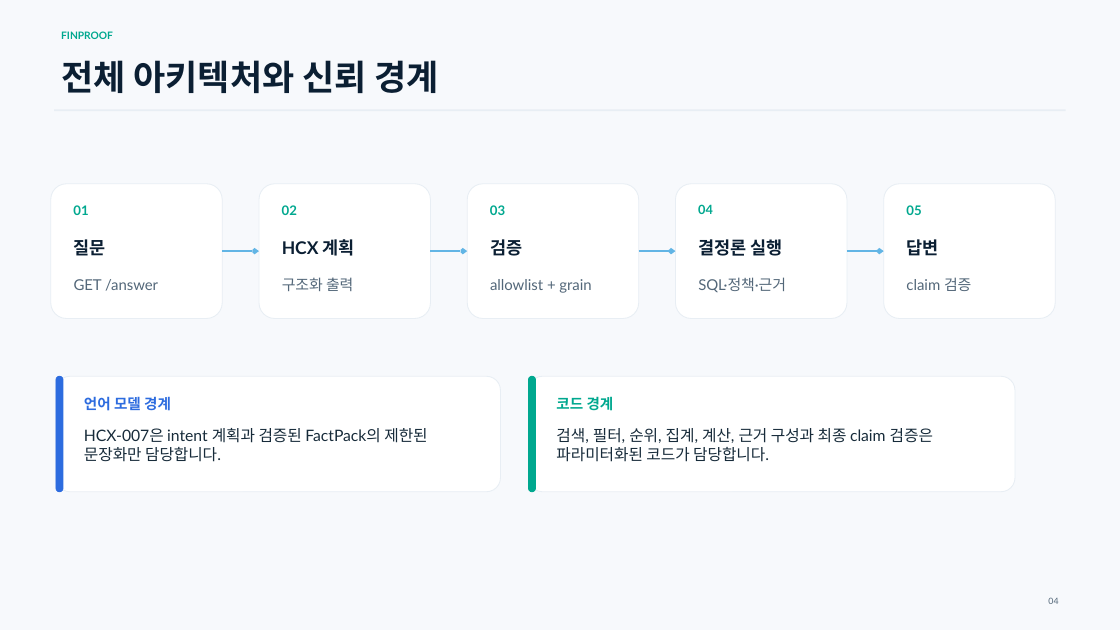
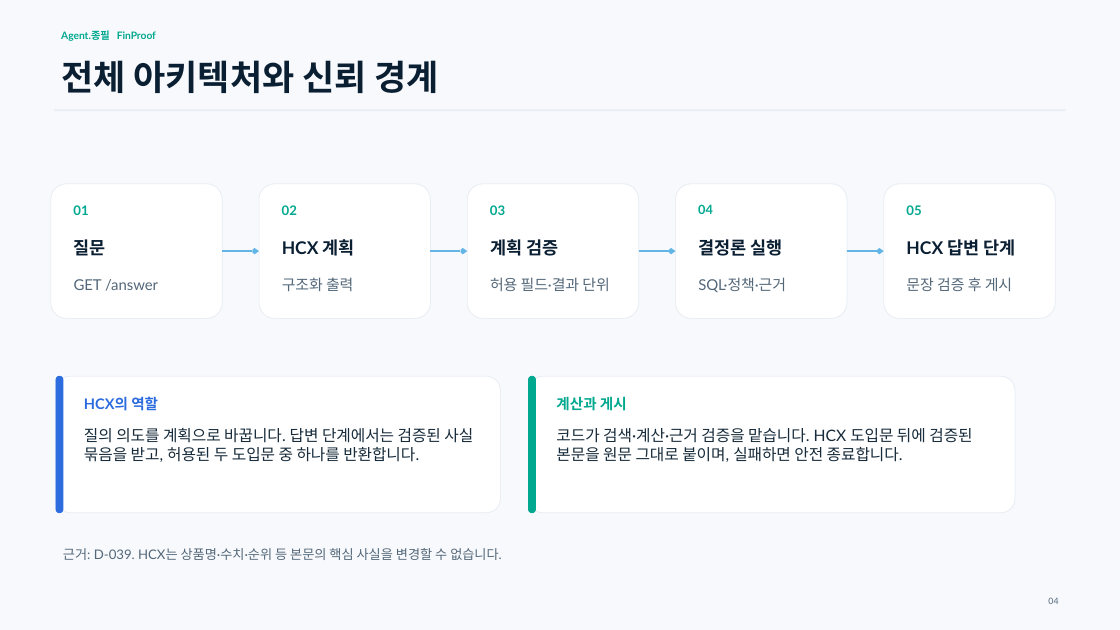
Before and after one commit to tskwak111/mirae_agent, a slide deck: slide 4 of docs/submission/FinProof_Technical_Proposal.pptx. Drawn at 1120x630 pixels with LibreOffice and Linux fonts; fonts in the diff are those of the drawing. Boxes give left, top, right and bottom in pixels: in the first picture for what was removed or moved away, otherwise in the second. Text is boxed around its words. In the diff, an @@ line names an element or a change of style, - is before the commit and + after.

```diff
--- a/docs/submission/FinProof_Technical_Proposal.pptx
+++ b/docs/submission/FinProof_Technical_Proposal.pptx
@@ text at bbox=[61, 30, 156, 41]: text changed @@
-FINPROOF
+Agent.종필 FinProof
@@ text at bbox=[490, 239, 558, 256]: text changed @@
-검증
+계획 검증
@@ text at bbox=[906, 239, 1016, 256]: text changed @@
-답변
+HCX 답변 단계
@@ text at bbox=[490, 277, 609, 291]: text changed @@
-allowlist + grain
+허용 필드·결과 단위
@@ text at bbox=[906, 277, 1012, 291]: text changed @@
-claim 검증
+문장 검증 후 게시
@@ rounded rectangle at bbox=[56, 376, 501, 513]: proportions changed @@
@@ rounded rectangle: place and size @@
-rounded rectangle at bbox=[56, 376, 501, 492]
+rounded rectangle at bbox=[56, 376, 501, 513]
@@ rounded rectangle: place and size @@
-rounded rectangle at bbox=[56, 376, 63, 492]
+rounded rectangle at bbox=[56, 376, 63, 513]
@@ rounded rectangle: place and size @@
-rounded rectangle at bbox=[528, 376, 1015, 492]
+rounded rectangle at bbox=[528, 376, 1015, 513]
@@ rounded rectangle at bbox=[528, 376, 1015, 513]: proportions changed @@
@@ rounded rectangle: place and size @@
-rounded rectangle at bbox=[528, 376, 535, 492]
+rounded rectangle at bbox=[528, 376, 535, 513]
@@ text at bbox=[84, 396, 158, 411]: text changed @@
-언어 모델 경계
+HCX의 역할
@@ text at bbox=[556, 396, 627, 411]: text changed @@
-코드 경계
+계산과 게시
@@ text at bbox=[84, 428, 473, 462]: text changed @@
-HCX-007은 intent 계획과 검증된 FactPack의 제한된 문장화만 담당합니다.
+질의 의도를 계획으로 바꿉니다. 답변 단계에서는 검증된 사실 묶음을 받고, 허용된 두 도입문 중 하나를 반환합니다.
@@ text at bbox=[556, 428, 972, 462]: text changed @@
-검색, 필터, 순위, 집계, 계산, 근거 구성과 최종 claim 검증은 파라미터화된 코드가 담당합니다.
+코드가 검색·계산·근거 검증을 맡습니다. HCX 도입문 뒤에 검증된 본문을 원문 그대로 붙이며, 실패하면 안전 종료합니다.
@@ text added at bbox=[63, 548, 501, 560], 11.2 pt, text #536779 @@
+근거: D-039. HCX는 상품명·수치·순위 등 본문의 핵심 사실을 변경할 수 없습니다.
```
Also in this commit, not shown: 12 other slides changed, 2 slides added, 2 slides removed, 8 other files.
